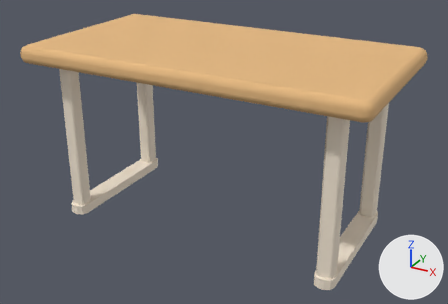
An edit to the glTF model web/public/models/kit_desk_bench_v1.glb, drawn before and after from the same camera.
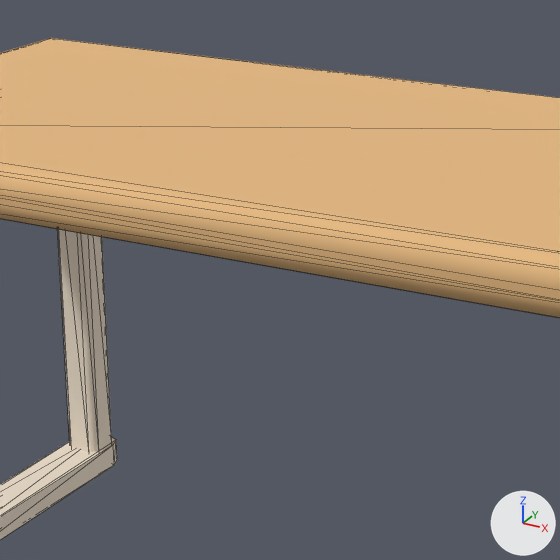
There are two pictures of each version: one whole from a 50 mm camera at (1.135, -2.051, 1.324) aimed at (0.02, -0.024, 0.31), one close up on the part from 26% to 71% of the width and 0% to 66% of the height. Every picture has the same lights, and +X, +Y and +Z are marked at lower right. The last two pictures show the newer version. The close-ups show mesh edges as thin lines. Vertices at exactly the same position are counted once.

Names of what the first close-up shows: 'body'.
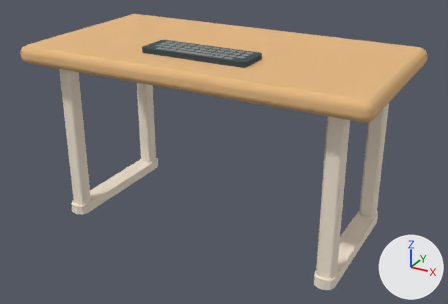
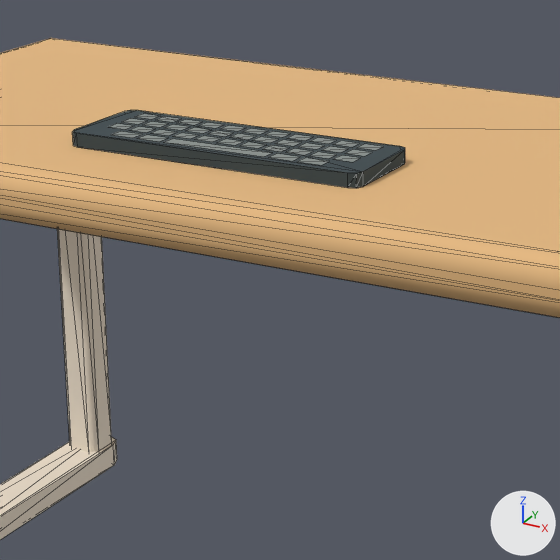
Pixel boxes [x1, y1, x2, y2] of what changed, in the close-ups (560 x 560 px):
part 1 of me_body, added
    after: [73, 110, 405, 188]

Diff of the bpy script that builds the scene:
```diff
--- a/web/public/models/kit_desk_bench_v1.glb.py
+++ b/web/public/models/kit_desk_bench_v1.glb.py
@@ mat_graphite @@
+mat_graphite = principled_material('Graphite')
+mat_graphite.base_color = (0.0382, 0.0595, 0.0685)  # greyish cyan #37454a
+mat_graphite.roughness = 0.85
@@ mat_concrete @@
+mat_concrete = principled_material('Concrete')
+mat_concrete.base_color = (0.266, 0.296, 0.279)  # grey #8d9490
+mat_concrete.roughness = 0.85
@@ me_body @@
 # used by ob_body; location = (0.0, 0.0, 0.0)
-me_body.from_pydata(...)  # 224 vertices, 416 faces; spans x -0.7..0.7, y -0.375..0.375, z 0.0..0.74
+me_body.from_pydata(...)  # 400 vertices, 536 faces; spans x -0.7..0.7, y -0.375..0.375, z 0.0..0.759
+# me_body part 1
+# 88 vertices are added at x -0.215..0.215, y -0.232..-0.087, z 0.74..0.759
+# 76 new vertices lie (0.0, 0.022, 0.0) away from vertices in x -0.184..0.184, y -0.218..-0.122, z 0.759
+# 12 new vertices lie (0.0, 0.0, 0.019) away from vertices in x -0.215..0.215, y -0.232..-0.087, z 0.74
+# 44 new faces join them, mat_graphite (greyish cyan #37454a)
+# 76 new faces join them, mat_concrete (grey #8d9490)
 me_body.materials.append(mat_oak)
@@ me_body @@
 me_body.materials.append(mat_plaster)
+me_body.materials.append(mat_graphite)  # greyish cyan #37454a
+me_body.materials.append(mat_concrete)  # grey #8d9490
```
